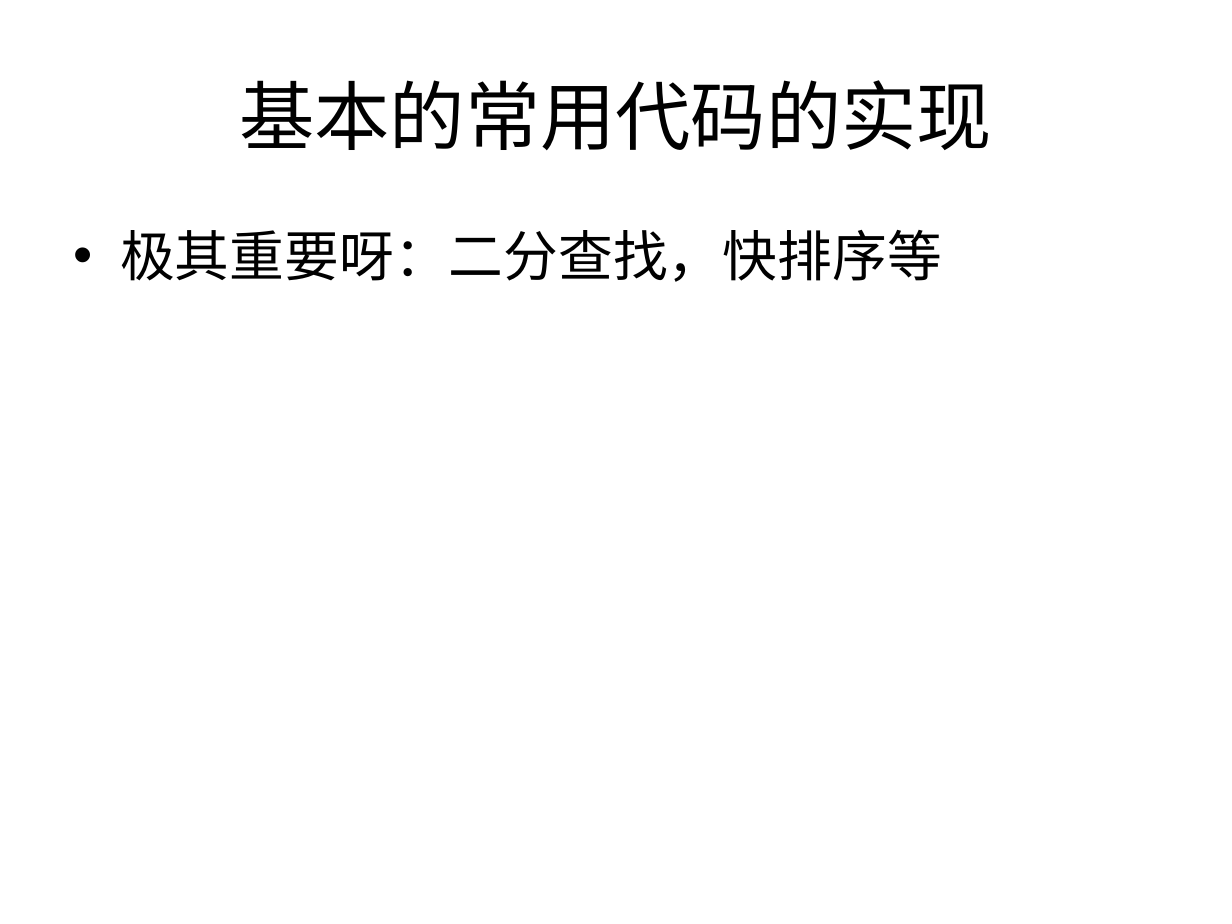
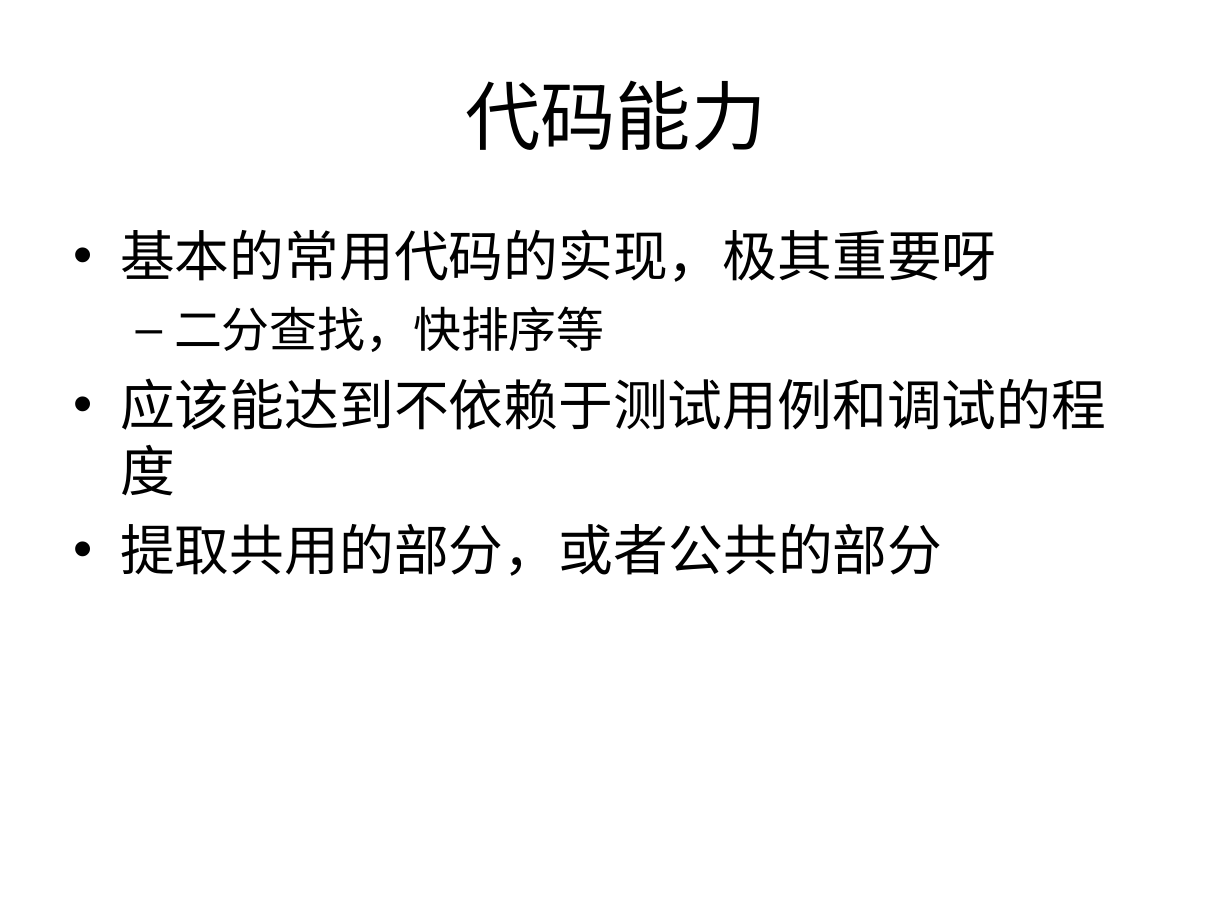
Before and after one commit to houjingbiao/leetcode, a slide deck: slide 28 of solutions/00conclusion.ppt. Drawn at 1232x924 pixels with LibreOffice and Linux fonts; fonts in the diff are those of the drawing. Boxes give left, top, right and bottom in pixels: in the first picture for what was removed or moved away, otherwise in the second. Text is boxed around its words. In the diff, an @@ line names an element or a change of style, - is before the commit and + after.

```diff
--- a/solutions/00conclusion.ppt
+++ b/solutions/00conclusion.ppt
@@ title at (465, 81, 766, 150): text changed @@
-基本的常用代码的实现
+代码能力
@@ text at (120, 229, 1106, 576): text changed @@
-• 极其重要呀：二分查找，快排序等
+• 基本的常用代码的实现，极其重要呀
+  – 二分查找，快排序等
+• 应该能达到不依赖于测试用例和调试的程度
+• 提取共用的部分，或者公共的部分
```
Also in this commit, not shown: 3 other slides changed, 2 slides added, 4 slides removed.
